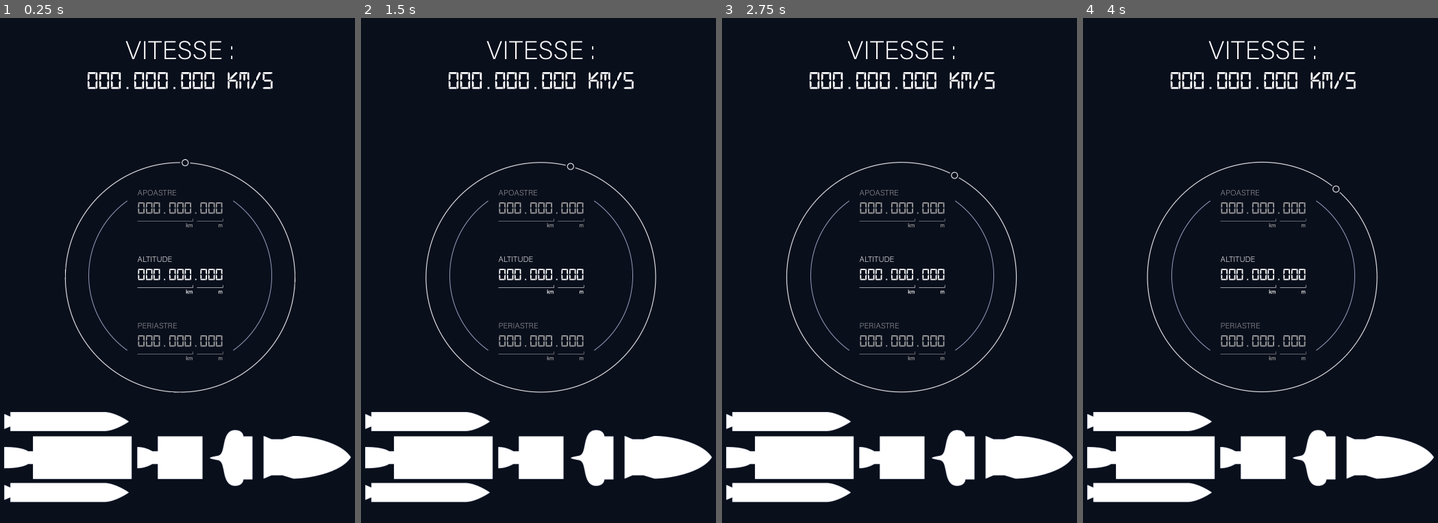
Above: before the commit, frames 1-4 (left to right).
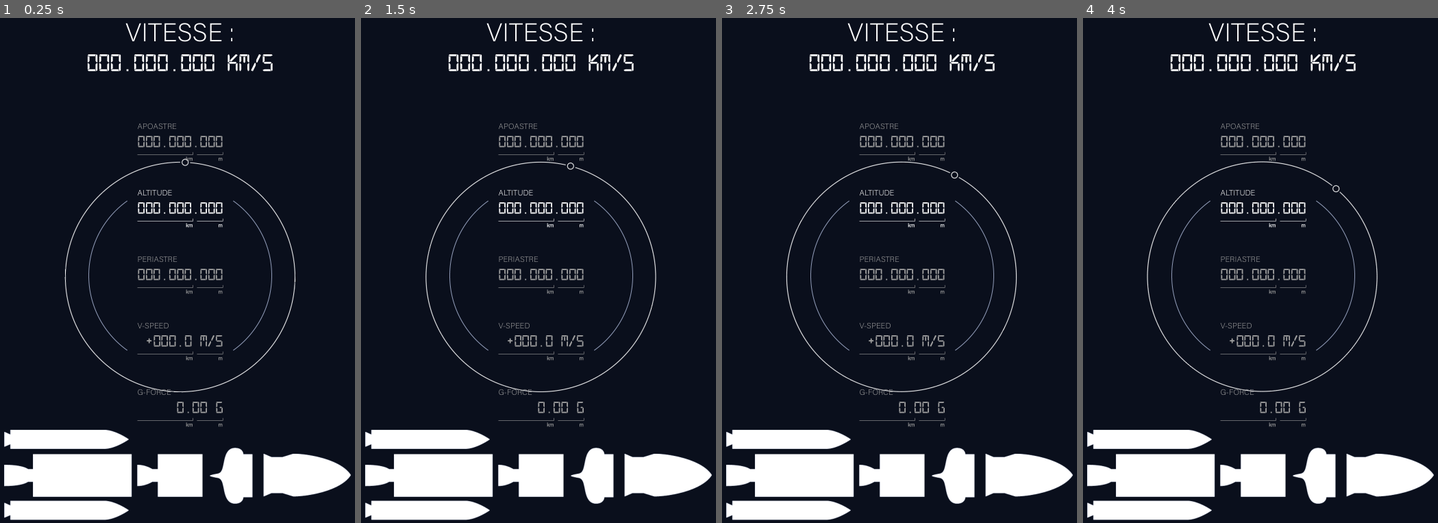
Above: after the commit, the same moments.

Repository: Vastariel/La_Capsule_V3
Game: Godot game, scene res://Scenes/main.tscn
The game is run twice, just before and just after one commit, with the same random seed, the same clock (stepped at 60 frames per second) and the same inputs.
Inputs:
- Up to frame 1 (0.25 s): no input
- Up to frame 2 (1.5 s): no input
- Up to frame 3 (2.75 s): no input
- Up to frame 4 (4 s): tap Enter at 3.5 s

The runs differ from the first frame. In frame 1, 12% of the frame differs, in the area x 1-99%, y 0-100%; in frame 2, 12%; in frame 3, 12%; in frame 4, 12%.

Commit message:
sépration des streams krpc & modifs godot

Diff:
--- a/godot_ui/Scenes/Telemetry.tscn
+++ b/godot_ui/Scenes/Telemetry.tscn
@@ -212,6 +212,64 @@
 texture = ExtResource("5_8fkpw")
 expand_mode = 5
 
+[node name="VSpeed" type="VBoxContainer" parent="Content/CenterContainer/Values"]
+layout_mode = 2
+size_flags_vertical = 4
+alignment = 1
+
+[node name="Label" type="Label" parent="Content/CenterContainer/Values/VSpeed"]
+layout_mode = 2
+theme = ExtResource("6_or2ii")
+theme_override_colors/font_color = Color(0.6255971, 0.6255971, 0.6255971, 1)
+text = "V-SPEED"
+
+[node name="VSpeedValue" type="Label" parent="Content/CenterContainer/Values/VSpeed"]
+custom_minimum_size = Vector2(250, 0)
+layout_mode = 2
+size_flags_horizontal = 8
+theme = ExtResource("6_or2ii")
+theme_override_colors/font_color = Color(0.627451, 0.627451, 0.627451, 1)
+theme_override_fonts/font = ExtResource("2_hhwjn")
+theme_override_font_sizes/font_size = 50
+text = "+000.0 m/s"
+horizontal_alignment = 2
+clip_text = true
+
+[node name="TextureRect" type="TextureRect" parent="Content/CenterContainer/Values/VSpeed"]
+modulate = Color(0.627451, 0.627451, 0.627451, 1)
+layout_mode = 2
+texture = ExtResource("5_8fkpw")
+expand_mode = 5
+
+[node name="GForce" type="VBoxContainer" parent="Content/CenterContainer/Values"]
+layout_mode = 2
+size_flags_vertical = 4
+alignment = 1
+
+[node name="Label" type="Label" parent="Content/CenterContainer/Values/GForce"]
+layout_mode = 2
+theme = ExtResource("6_or2ii")
+theme_override_colors/font_color = Color(0.6255971, 0.6255971, 0.6255971, 1)
+text = "G-FORCE"
+
+[node name="GForceValue" type="Label" parent="Content/CenterContainer/Values/GForce"]
+custom_minimum_size = Vector2(250, 0)
+layout_mode = 2
+size_flags_horizontal = 8
+theme = ExtResource("6_or2ii")
+theme_override_colors/font_color = Color(0.627451, 0.627451, 0.627451, 1)
+theme_override_fonts/font = ExtResource("2_hhwjn")
+theme_override_font_sizes/font_size = 50
+text = "0.00 g"
+horizontal_alignment = 2
+clip_text = true
+
+[node name="TextureRect" type="TextureRect" parent="Content/CenterContainer/Values/GForce"]
+modulate = Color(0.627451, 0.627451, 0.627451, 1)
+layout_mode = 2
+texture = ExtResource("5_8fkpw")
+expand_mode = 5
+
 [node name="MarginContainer6" type="MarginContainer" parent="Content"]
 layout_mode = 2
 size_flags_horizontal = 3
--- a/godot_ui/Scripts/main.gd
+++ b/godot_ui/Scripts/main.gd
@@ -23,6 +23,8 @@
 var apoapsis_label: Label
 var altitude_label: Label
 var periapsis_label: Label
+var vspeed_label: Label
+var gforce_label: Label
 var fuel_bars: Array = []
 var rocket: Node = null
 
@@ -44,6 +46,8 @@
 	apoapsis_label = find_child("ApoapsisValue", true, false)
 	altitude_label = find_child("AltitudeValue", true, false)
 	periapsis_label = find_child("PeriapsisValue", true, false)
+	vspeed_label = find_child("VSpeedValue", true, false)
+	gforce_label = find_child("GForceValue", true, false)
 
 	var stage1 = find_child("FuelBar", true, false)
 	var stage2 = find_child("ProgressBar2", true, false)
@@ -129,6 +133,8 @@
 	var altitude = data.get("altitude")
 	var apo = data.get("apoapsis")
 	var peri = data.get("periapsis")
+	var vspeed = data.get("vertical_speed")
+	var gforce = data.get("g_force")
 
 	if speed != null and speed_label:
 		speed_label.text = _format_speed(speed)
@@ -138,6 +144,10 @@
 		apoapsis_label.text = _format_big_number(float(apo) - kerbin_radius_m)
 	if peri != null and periapsis_label:
 		periapsis_label.text = _format_big_number(float(peri) - kerbin_radius_m)
+	if vspeed != null and vspeed_label:
+		vspeed_label.text = "%+6.1f m/s" % float(vspeed)
+	if gforce != null and gforce_label:
+		gforce_label.text = "%4.2f g" % float(gforce)
 
 	var stages = data.get("stages", [])
 	if stages is Array:
Not shown, changed: bridge_python/krpc_handler.py
